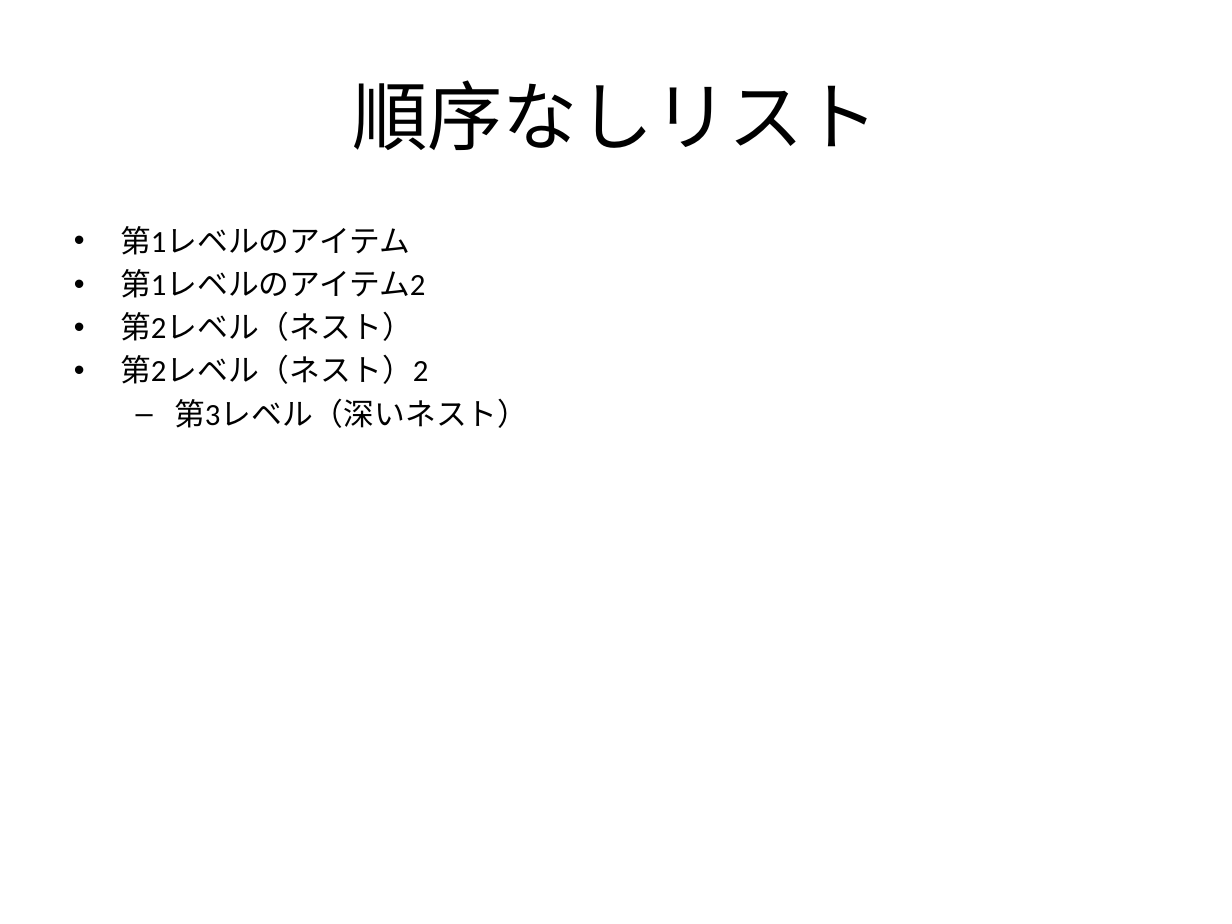
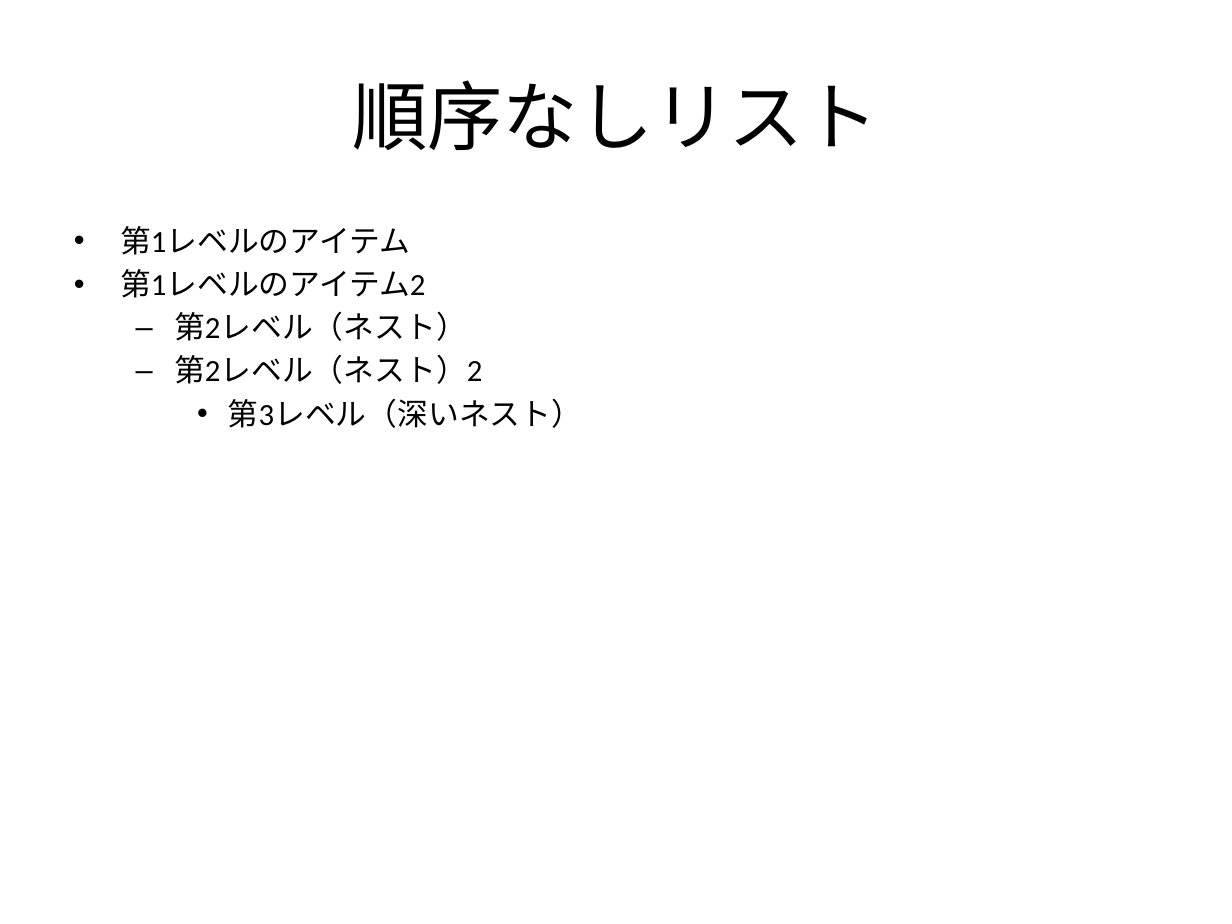
Before and after one commit to notfolder/qmd_to_pptx, a slide deck: slide 4 of demo_full.pptx. Drawn at 1232x924 pixels with LibreOffice and Linux fonts; fonts in the diff are those of the drawing. Boxes give left, top, right and bottom in pixels: in the first picture for what was removed or moved away, otherwise in the second. Text is boxed around its words. In the diff, an @@ line names an element or a change of style, - is before the commit and + after.

Commit message:
MarkdownParserでスペース2つのインデントをネストリストとして認識するように設定。TextRendererで複数行コードをソフト改行で同一段落内に結合する機能を追加し、関連するテストを実装。

```diff
--- a/demo_full.pptx
+++ b/demo_full.pptx
@@ text at box(174, 311, 582, 428): bullet • to –; list level 1 to 2 in "第2レベル（ネスト）"; list level 1 to 2 in "第2レベル（ネスト）2"; bullet – to •; list level 2 to 3 in "第3レベル（深いネスト）" @@
```
Also in this commit, not shown: 1 other slide changed, 4 other files.
